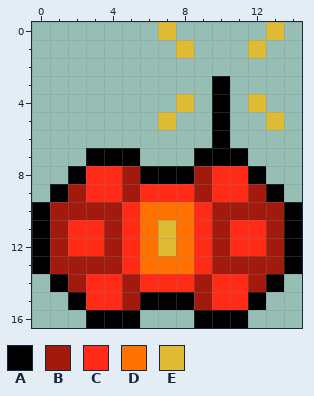
Two versions of one pixel-art sprite, core/rawAssets/sprites/powerup-ammo.png. Above: the version before the commit.
The file is 15x17 pixels. Colours within 5 levels of each other are drawn and written as one.
Palette (. is transparent): A #000000  B #a11a0d  C #ff2b17  D #ff7202  E #dfbb33
Pixels before, first column x 0:
 0 .......E.....E.
 1 ........E...E..
 2 ...............
 3 ..........A....
 4 ........E.A.E..
 5 .......E..A..E.
 6 ..........A....
 7 ...AAA...AAA...
 8 ..ACCBAAABCCA..
 9 .ABCCBCCCBCCBA.
10 ABBBBCDDDCBBBBA
11 ABCCBCDEDCBCCBA
12 ABCCBCDEDCBCCBA
13 ABBBBCDDDCBBBBA
14 .ABCCBCCCBCCBA.
15 ..ACCBAAABCCA..
16 ...AAA...AAA...
The result:
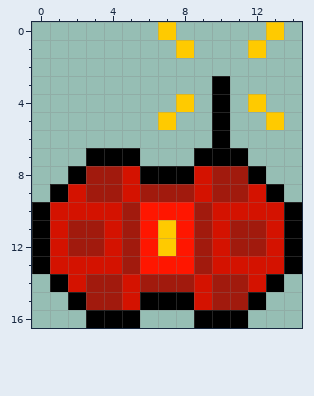
Author's note on the commit: updated powerup sprites as well as shot damage relative to that of blast
Change:
Colour B changes from #a11a0d to #d41200.
Colour C changes from #ff2b17 to #a11a0d.
Colour D changes from #ff7202 to #ff1600.
Colour E changes from #dfbb33 to #ffca00.
